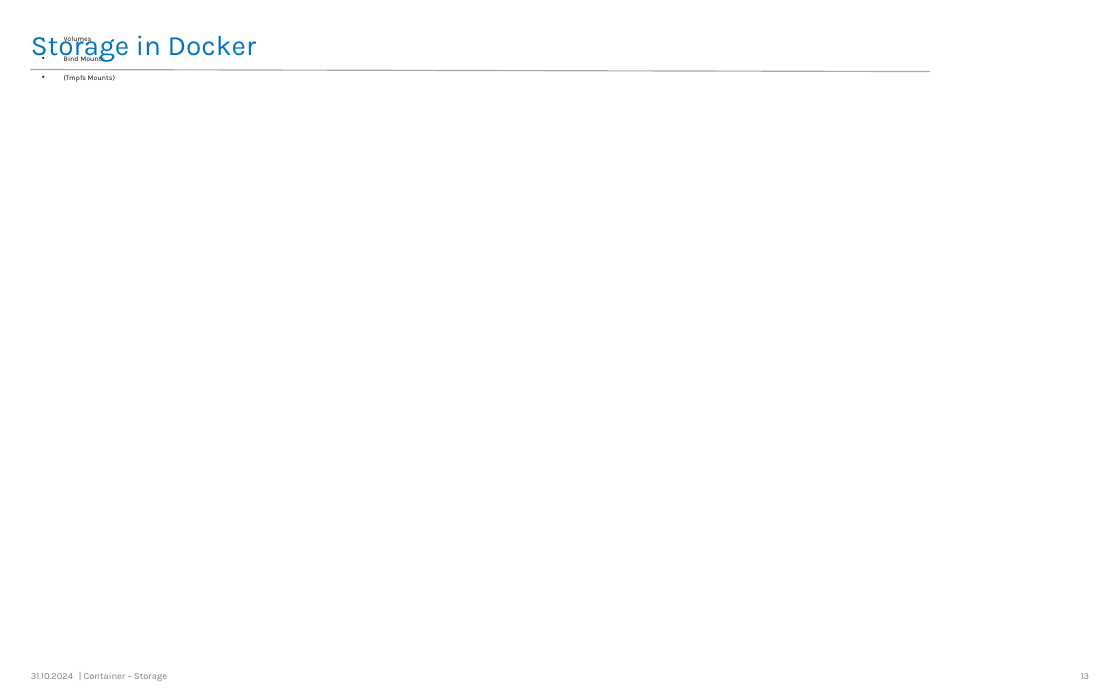
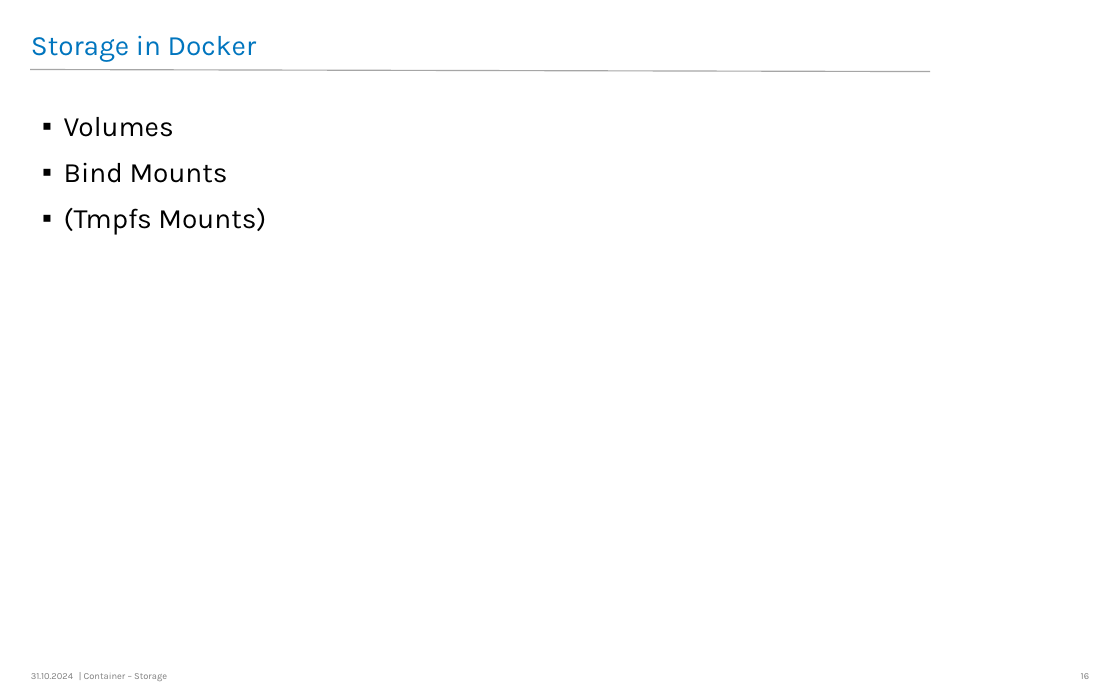
Before and after one commit to LNA-DEV/Workshop-Docker, a slide deck: slide 16 of Presentation.odp (slide 13 before the commit). Drawn at 1120x700 pixels with LibreOffice and Linux fonts; fonts in the diff are those of the drawing; background and template pictures are left out. Boxes give left, top, right and bottom in pixels: in the first picture for what was removed or moved away, otherwise in the second. Text is boxed around its words. In the diff, an @@ line names an element or a change of style, - is before the commit and + after.

```diff
--- a/Presentation.odp
+++ b/Presentation.odp
@@ text "Volumes": place and size @@
-text "Volumes" at (64,36,115,82)
+text "Volumes" at (64,117,266,235)
@@ text "Volumes" at (64,117,266,235): size 4.5 to 18 pt; line spacing 0.8 to 1 @@
```
Also in this commit, not shown: 14 other slides changed, 7 slides added, 17 other files.
